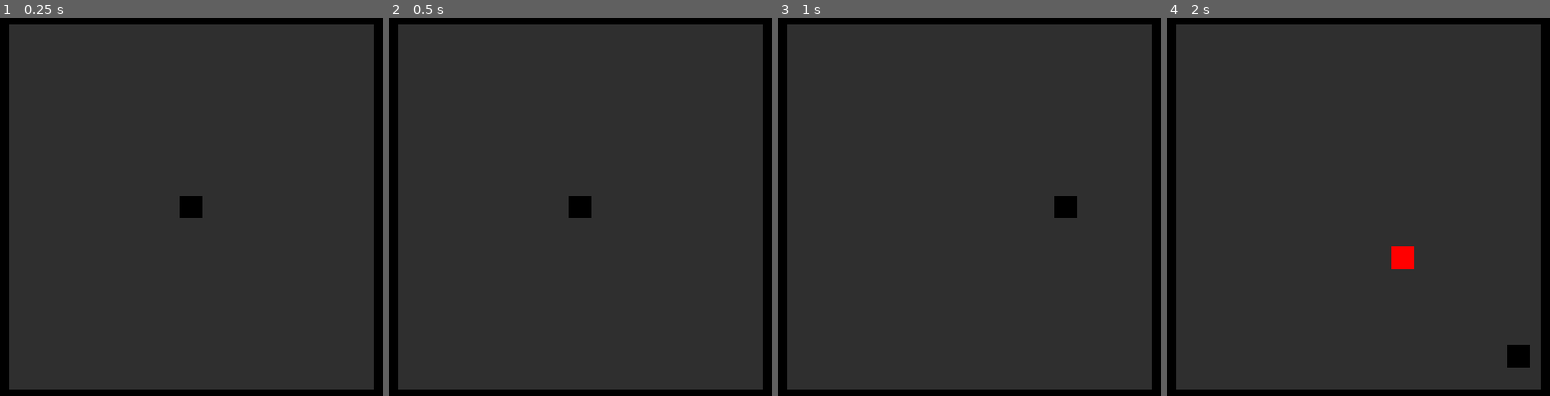
Above: before the commit, frames 1-4 (left to right).
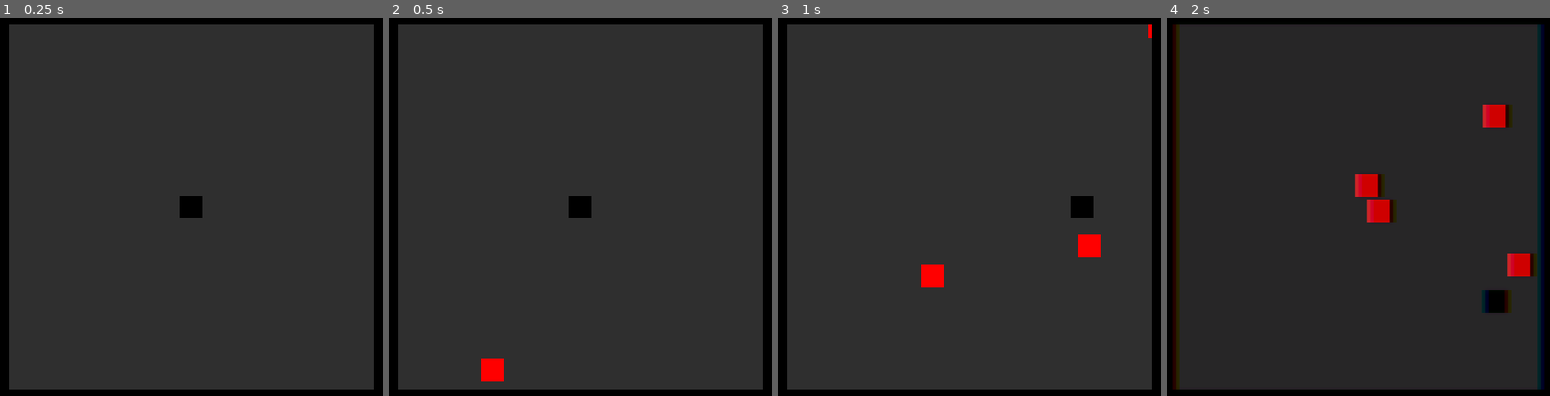
Above: after the commit, the same moments.

Repository: mariothedog/Dodge-and-Explode-
Game: Godot game, scene res://Levels/Endless Level.tscn
The game is run twice, just before and just after one commit, with the same random seed, the same clock (stepped at 60 frames per second) and the same inputs. The engine's default icon, where the game draws it, is replaced by a stand-in: a white triangle on a blue panel in a dark square.
Inputs:
- Up to frame 1 (0.25 s): no input
- Up to frame 2 (0.5 s): no input
- Up to frame 3 (1 s): hold D (move_right) from 0.53 s (still down)
- Up to frame 4 (2 s): release D (move_right) at 1.28 s; hold S (move_down) from 1.28 s (still down)

Frame 1 is identical in both runs. In frame 2, 0.4% of the frame differs, in the area x 24-30%, y 90-97%; in frame 3, 1.3%; in frame 4, 6.8%, in the area x 1-99%, y 1-99%.

Commit message:
Added a slow-mo shader and improved slow motion.

Diff:
--- a/Enemies/Enemy.tscn
+++ b/Enemies/Enemy.tscn
@@ -3,7 +3,7 @@
 [ext_resource path="res://Enemies/Enemy.gd" type="Script" id=1]
 
 [sub_resource type="RectangleShape2D" id=1]
-extents = Vector2( 16, 16 )
+extents = Vector2( 12, 12 )
 
 [node name="Enemy" type="KinematicBody2D" groups=[
 "Enemies",
--- a/Levels/Endless Level.gd
+++ b/Levels/Endless Level.gd
@@ -4,6 +4,8 @@
 
 func _ready():
 	randomize()
+
+	$"Slow-mo Visual Effect".material.set_shader_param("apply", false)
 
 func _on_Spawn_Enemy_timeout():
 	var enemy = enemy_scene.instance()
@@ -36,3 +38,23 @@
 	var pos = Vector2(pos_x, pos_y)
 	pos *= 1.1 # So the enemies spawn out of the player's visible area.
 	return pos
+
+func _on_Player_slow_mo_enabled():
+	$"Slow-mo Visual Effect".material.set_shader_param("apply", true)
+
+func _on_Player_slow_mo_disabled():
+	$"Slow-mo Visual Effect".material.set_shader_param("apply", false)
+
+func _process(_delta):
+	if $Player.slow_mo_enabled:
+		# When the time scale is 0.1 the blur_amount/chromatic_amount will be 0.5.
+		# When the time_scale is 1 the blur_amount/chromatic_amount will be 0.
+		var amount = -5.0/9.0 * Engine.time_scale + 5.0/9.0
+		$"Slow-mo Visual Effect".material.set_shader_param("blur_amount", amount)
+
+		$"Slow-mo Visual Effect".material.set_shader_param("chromatic_amount", amount)
+
+		# When the time_scale is 1 the darkness_multi will also be 1.
+		# When the time_scale is 0.1 the darkness_multi will be 0.8.
+		var darkness_multi = 2.0/9.0 * Engine.time_scale + 7.0/9.0
+		$"Slow-mo Visual Effect".material.set_shader_param("darkness_multi", darkness_multi)
--- a/Levels/Endless Level.tscn
+++ b/Levels/Endless Level.tscn
@@ -1,7 +1,8 @@
-[gd_scene load_steps=6 format=2]
+[gd_scene load_steps=9 format=2]
 
 [ext_resource path="res://Player/Player.tscn" type="PackedScene" id=1]
 [ext_resource path="res://Levels/Art/Tile.png" type="Texture" id=2]
+[ext_resource path="res://icon.png" type="Texture" id=3]
 [ext_resource path="res://Levels/Endless Level.gd" type="Script" id=4]
 
 [sub_resource type="ConvexPolygonShape2D" id=1]
@@ -30,6 +31,45 @@
 } ]
 0/z_index = 0
 
+[sub_resource type="Shader" id=3]
+code = "shader_type canvas_item;
+
+uniform bool apply = false;
+
+// Blur
+uniform float blur_amount = 1;
+
+// Chromatic Aberration
+uniform float chromatic_amount = 0.5;
+uniform sampler2D offset_texture : hint_white;
+
+// Darkened Screen
+uniform float darkness_multi = 0.8;
+
+void fragment() {
+	vec4 color = textureLod(SCREEN_TEXTURE, SCREEN_UV, 0.0);
+	if (apply) {
+		// Blur
+		color = textureLod(SCREEN_TEXTURE, SCREEN_UV, blur_amount);
+
+		// Chromatic Aberration
+		float adjusted_amount = chromatic_amount * texture(offset_texture, UV).r / 100.0;
+		color.r = texture(SCREEN_TEXTURE, vec2(SCREEN_UV.x + adjusted_amount, SCREEN_UV.y)).r;
+		color.b = texture(SCREEN_TEXTURE, vec2(SCREEN_UV.x - adjusted_amount, SCREEN_UV.y)).b;
+
+		// Darken the screen
+		color.rgb *= darkness_multi;
+	}
+	COLOR = color;
+}"
+
+[sub_resource type="ShaderMaterial" id=4]
+shader = SubResource( 3 )
+shader_param/apply = false
+shader_param/blur_amount = 1.0
+shader_param/chromatic_amount = 0.5
+shader_param/darkness_multi = 0.8
+
 [node name="Endless Level" type="Node2D"]
 script = ExtResource( 4 )
 
@@ -46,6 +86,8 @@
 [node name="Camera2D" type="Camera2D" parent="."]
 current = true
 
+[node name="Player" parent="." instance=ExtResource( 1 )]
+
 [node name="Enemies" type="Node2D" parent="."]
 
 [node name="TileMap" type="TileMap" parent="."]
@@ -53,8 +95,6 @@
 collision_mask = 6
 format = 1
 tile_data = PoolIntArray( -262152, 0, 0, -262151, 0, 0, -262150, 0, 0, -262149, 0, 0, -262148, 0, 0, -262147, 0, 0, -26 …(1243 unchanged characters)…
-
-[node name="Player" parent="." instance=ExtResource( 1 )]
 
 [node name="Corners" type="Node2D" parent="."]
 
@@ -71,5 +111,20 @@
 position = Vector2( 256, 256 )
 
 [node name="Spawn Enemy" type="Timer" parent="."]
+wait_time = 0.3
 autostart = true
+
+[node name="Slow-mo Visual Effect" type="TextureRect" parent="."]
+material = SubResource( 4 )
+margin_left = -512.0
+margin_top = -320.0
+margin_right = 512.0
+margin_bottom = 320.0
+texture = ExtResource( 3 )
+expand = true
+__meta__ = {
+"_edit_use_anchors_": false
+}
+[connection signal="slow_mo_disabled" from="Player" to="." method="_on_Player_slow_mo_disabled"]
+[connection signal="slow_mo_enabled" from="Player" to="." method="_on_Player_slow_mo_enabled"]
 [connection signal="timeout" from="Spawn Enemy" to="." method="_on_Spawn_Enemy_timeout"]
--- a/Player/Player.gd
+++ b/Player/Player.gd
@@ -1,7 +1,11 @@
 extends KinematicBody2D
 
+# Signals
+signal slow_mo_enabled
+signal slow_mo_disabled
+
 # Movement constants
-const SPEED = 300
+const SPEED = 350
 
 # Movement variables
 var velocity = Vector2()
@@ -58,19 +62,20 @@
 			slow_mo_fade_out = false
 			slow_mo_enabled = false
 			time_scale = END_SPEED
+			emit_signal("slow_mo_disabled")
 		Engine.time_scale = time_scale
 
 func start_slow_mo(start_strength = 0.9):
-	time_start = OS.get_ticks_msec()
 	start_speed = 1 - start_strength
 	Engine.time_scale = start_speed
 	slow_mo_enabled = true
+	emit_signal("slow_mo_enabled")
 
-func stop_slow_mo(fade_duration = 0.2):
+func stop_slow_mo(fade_duration = 0.4):
+	time_start = OS.get_ticks_msec()
 	fade_duration_ms = fade_duration * 1000
 	slow_mo_fade_out = true
 
 func circ_ease_in(t, b, c, d):
-	# http://gizma.com/easing/
 	t /= d
 	return -c * (sqrt(1 - t * t) - 1 ) + b
--- a/Player/Player.tscn
+++ b/Player/Player.tscn
@@ -5,8 +5,8 @@
 [sub_resource type="RectangleShape2D" id=1]
 extents = Vector2( 16, 16 )
 
-[sub_resource type="RectangleShape2D" id=2]
-extents = Vector2( 40, 40 )
+[sub_resource type="CircleShape2D" id=2]
+radius = 40.0
 
 [node name="Player" type="KinematicBody2D"]
 collision_layer = 2
